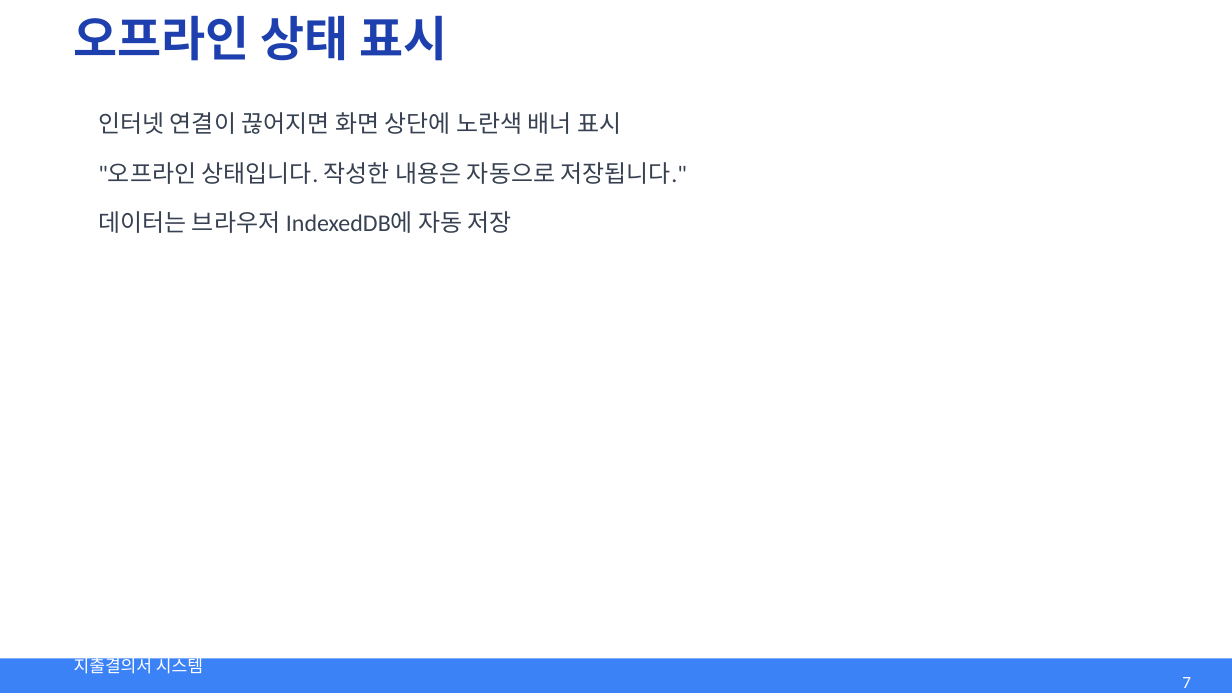
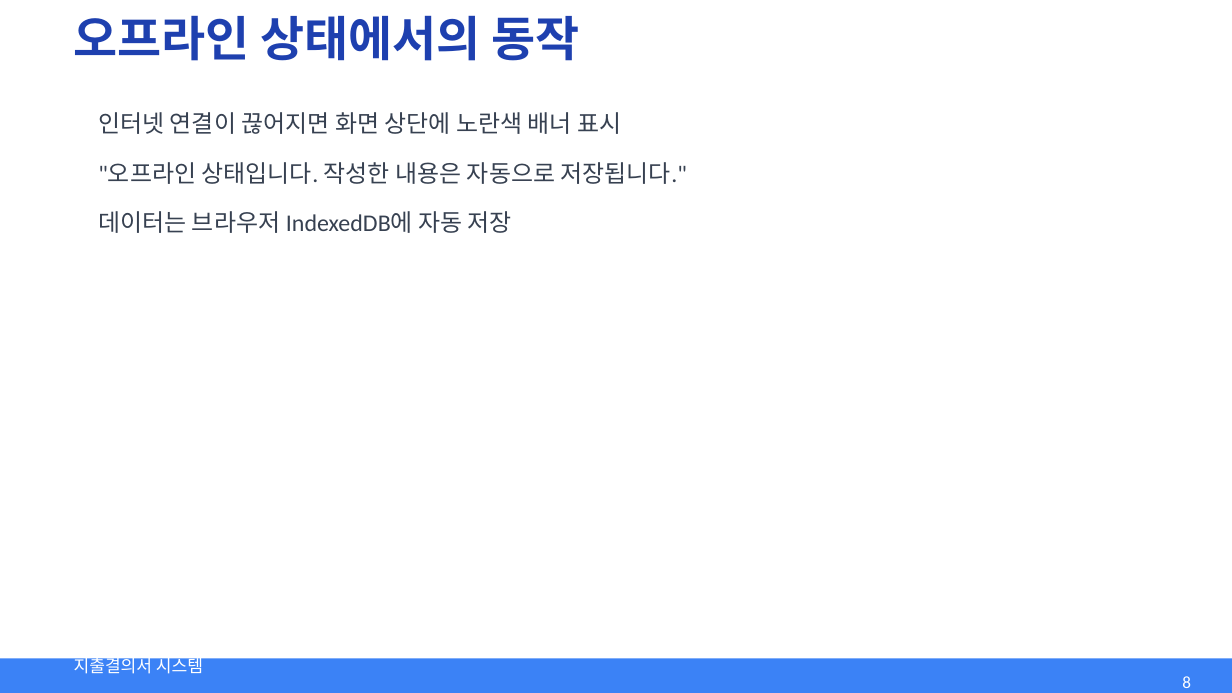
Before and after one commit to can1001/expense-saas, a slide deck: slide 8 of docs/user-guide/presentations/02-pwa-guide.pptx (slide 7 before the commit). Drawn at 1232x693 pixels with LibreOffice and Linux fonts; fonts in the diff are those of the drawing. Boxes give left, top, right and bottom in pixels: in the first picture for what was removed or moved away, otherwise in the second. Text is boxed around its words. In the diff, an @@ line names an element or a change of style, - is before the commit and + after.

```diff
--- a/docs/user-guide/presentations/02-pwa-guide.pptx
+++ b/docs/user-guide/presentations/02-pwa-guide.pptx
@@ text at (x1=74, y1=15, x2=580, y2=61): text changed @@
-오프라인 상태 표시
+오프라인 상태에서의 동작
@@ page number at (x1=1182, y1=676, x2=1191, y2=688): text changed @@
-7
+8
```
Also in this commit, not shown: 2 slides added, 5 other files.
